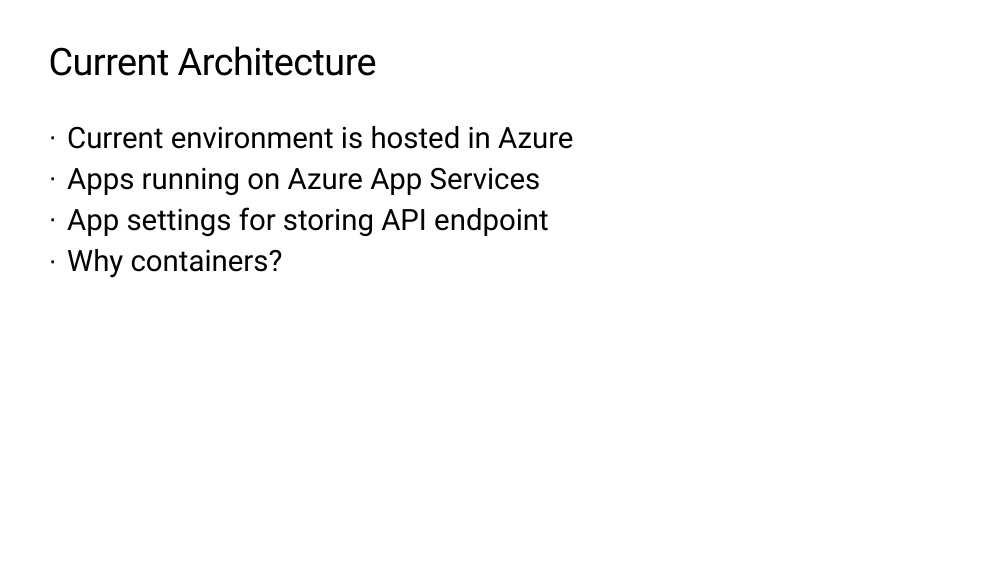
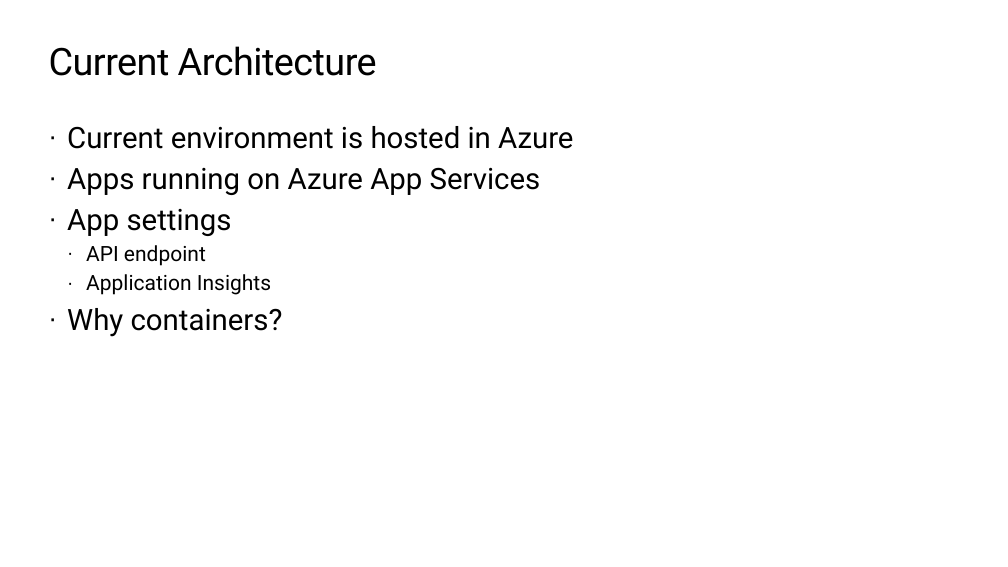
Before and after one commit to mattruma/containers-everywhere-in-azure, a slide deck: slide 9 of docs/ContainersEverywhereInAzure.pptx. Drawn at 1008x567 pixels with LibreOffice and Linux fonts; fonts in the diff are those of the drawing; background and template pictures are left out. Boxes give left, top, right and bottom in pixels: in the first picture for what was removed or moved away, otherwise in the second. Text is boxed around its words. In the diff, an @@ line names an element or a change of style, - is before the commit and + after.

Commit message:
presentation

```diff
--- a/docs/ContainersEverywhereInAzure.pptx
+++ b/docs/ContainersEverywhereInAzure.pptx
@@ text at box(67, 209, 271, 295): text changed; size 28 to 20 pt @@
-· App settings for storing API endpoint
+· App settings
+  · API endpoint
+  · Application Insights
```
Also in this commit, not shown: 4 other slides changed.
